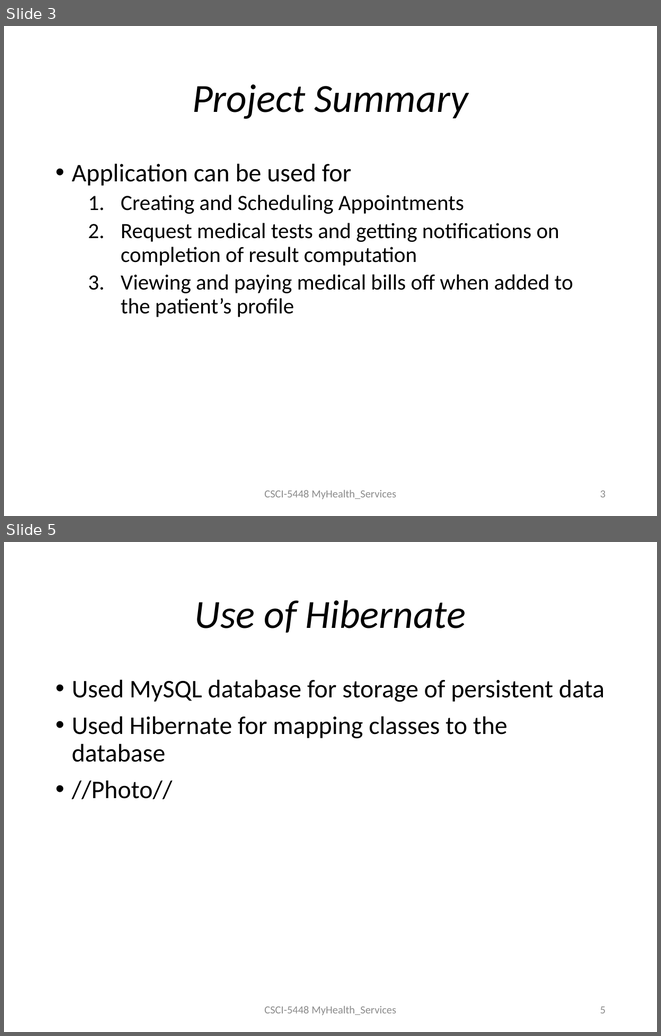
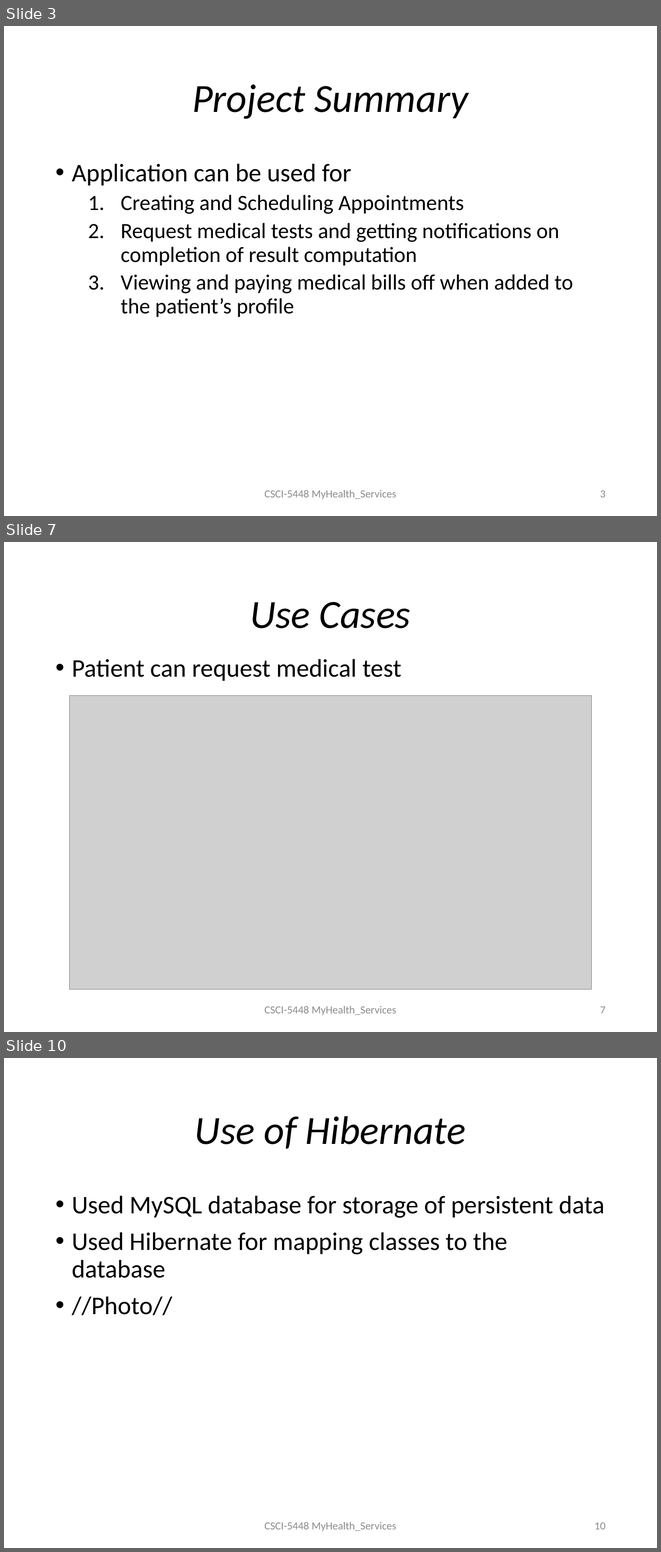
Before and after one commit to aarbac/MyHealth_Services, a slide deck: Presentation.pptx. Shown one above the other, each under a label of ours: slides 3 and 5 before the commit, slides 3, 7 and 10 after it; the slides between them are not shown. The pictures are 661x1036 and 661x1552 pixels, drawn with LibreOffice and Linux fonts; fonts in the diff are those of the drawing; grey boxes stand for pictures. Boxes give left, top, right and bottom in pixels: in the first picture for what was removed or moved away, otherwise in the second. Text is boxed around its words. In the diff, an @@ line names an element or a change of style, - is before the commit and + after.

Commit message:
Use cases added

```diff
--- a/Presentation.pptx
+++ b/Presentation.pptx
@@ slide 7 added at (4, 542, 657, 1032), background #FFFFFF @@
@@ title added at (250, 602, 411, 628), 44 pt, text #000000, italic @@
+Use Cases
@@ text added at (72, 659, 402, 681), 28 pt, text #000000 @@
+• Patient can request medical test
@@ picture added at (69, 696, 591, 989) @@
@@ text added at (264, 1006, 396, 1015), 12 pt, text #8C8C8C @@
+CSCI-5448 MyHealth_Services
@@ page number added at (600, 1006, 606, 1013), 12 pt, text #8C8C8C @@
+7
@@ what was slide 5 is now slide 10 @@
@@ page number at (594, 1522, 606, 1529): text changed @@
-5
+10
```
Also in this commit, not shown: 1 slide changed, 4 other slides added.
